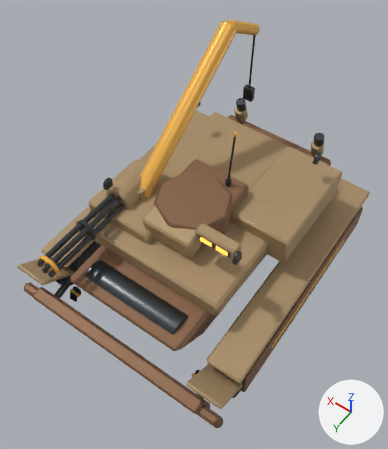
The FBX model unity/RogueCommandAssetAuthoring/Assets/RogueCommandExpansionSample/Models/SalvageHauler.fbx as it was, and as the next commit left it.
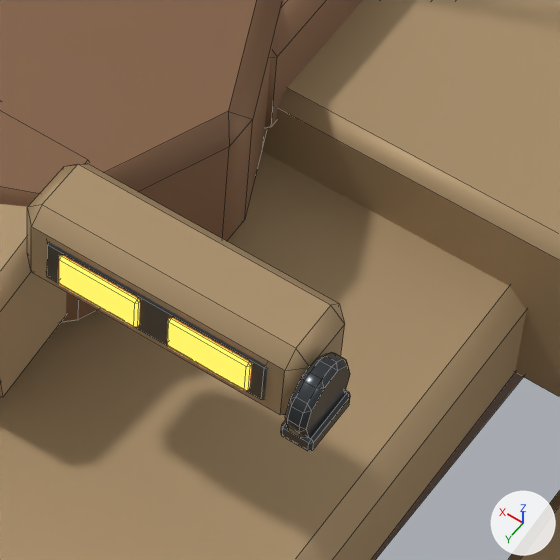
The first picture shows the older version from a 50 mm lens placed at (-2.19, 3.45, 5.88), pointed at (-0.02, 0.42, 1.11). The close-ups show the older and then the newer version on the part from 49% to 70% of the width and 45% to 63% of the height of that picture. Only the edits that show in the close-ups are written down. The lights are fixed; the arrows at lower right show +X, +Y and +Z. The close-ups show mesh edges as thin lines. Vertices at exactly the same position are counted once.

Names of what the first close-up shows: 'SalvageHauler_Batch_Emissive', 'SalvageHauler_Batch_Gunmetal', 'SalvageHauler_Batch_LightArmor', 'SalvageHauler_Batch_PrimaryArmor'.
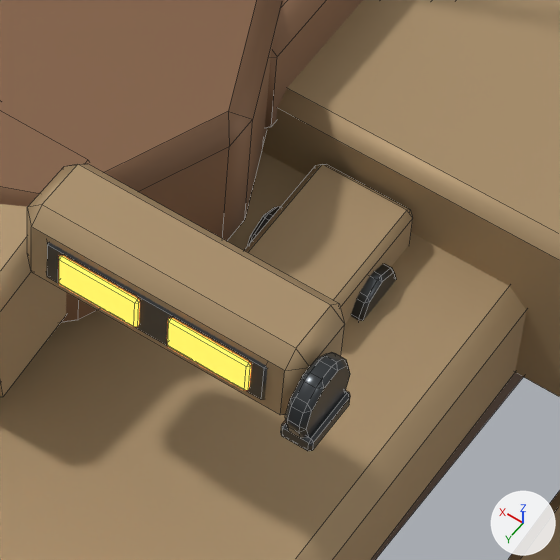
Boxes [x1, y1, x2, y2] around the edits, measured in the close-ups (560 x 560 px):
'SalvageHauler_Batch_Gunmetal', reshaped: before [47, 242, 350, 451]; after [47, 206, 397, 451]
part 1 of me_cylinder_107, added: after [247, 206, 397, 321]
part 2 of me_cube_072, added (brown): after [244, 164, 413, 323]

What the commit changed:
me_cylinder_107 is used by ob_salvagehauler_batch_gunmetal; location (-1.271, -1.152, 0.284).
me_cylinder_107 had 2688 vertices, 2756 faces and spanned x -0.01..2.56, y -0.64..3.05, z -0.13..1.92.
me_cylinder_107 now has 2736 vertices, 2806 faces and spans x -0.01..2.56, y -0.64..3.05, z -0.13..1.92.
me_cylinder_107 part 1: the loose piece of 48 vertices spanning x 1.07..1.14, y 1.1..1.17, z 1.2..1.28 is copied, and the copy is multiplied about its middle by the matrix ((0.0, 0.0, 3.031), (0.0, 1.521, 0.0), (-1.521, 0.0, 0.0)), then moved by (-0.38, 0.36, -0.34); it spans x 0.61..0.83, y 1.44..1.54, z 0.84..0.95.
me_cube_072 is used by ob_salvagehauler_batch_lightarmor; location (0.0, -0.05, 1.06).
me_cube_072 had 420 vertices, 446 faces and spanned x -1.38..1.38, y -1.54..1.93, z -0.54..0.6.
me_cube_072 now has 504 vertices, 534 faces and spans x -1.38..1.38, y -1.54..1.93, z -0.54..0.6.
me_cube_072 part 2: the loose piece of 24 vertices spanning x -1.08..-0.32, y -1.05..0.25, z -0.11..0.27 is copied, and the copy is scaled about its middle by (0.229, 0.193, 0.416), then moved by (0.15, 0.79, 0.04); it spans x -0.64..-0.46, y 0.26..0.52, z 0.04..0.2.
Other edits to the shape of me_cube_072 do not show in these pictures.
